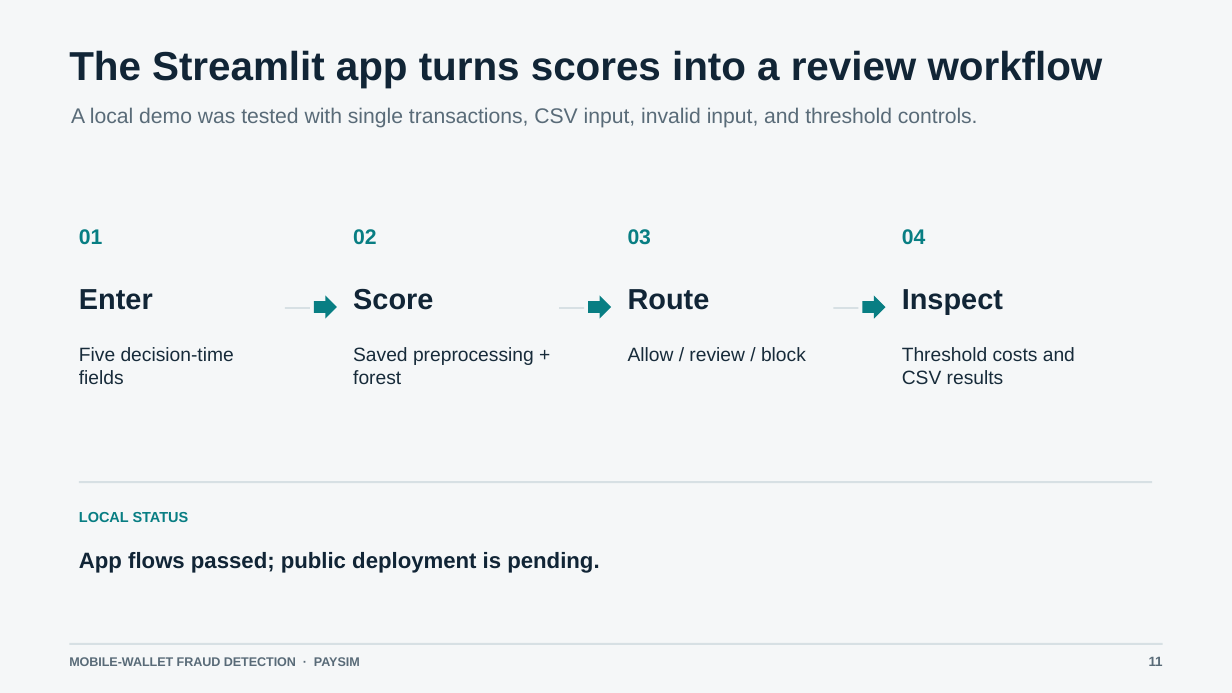
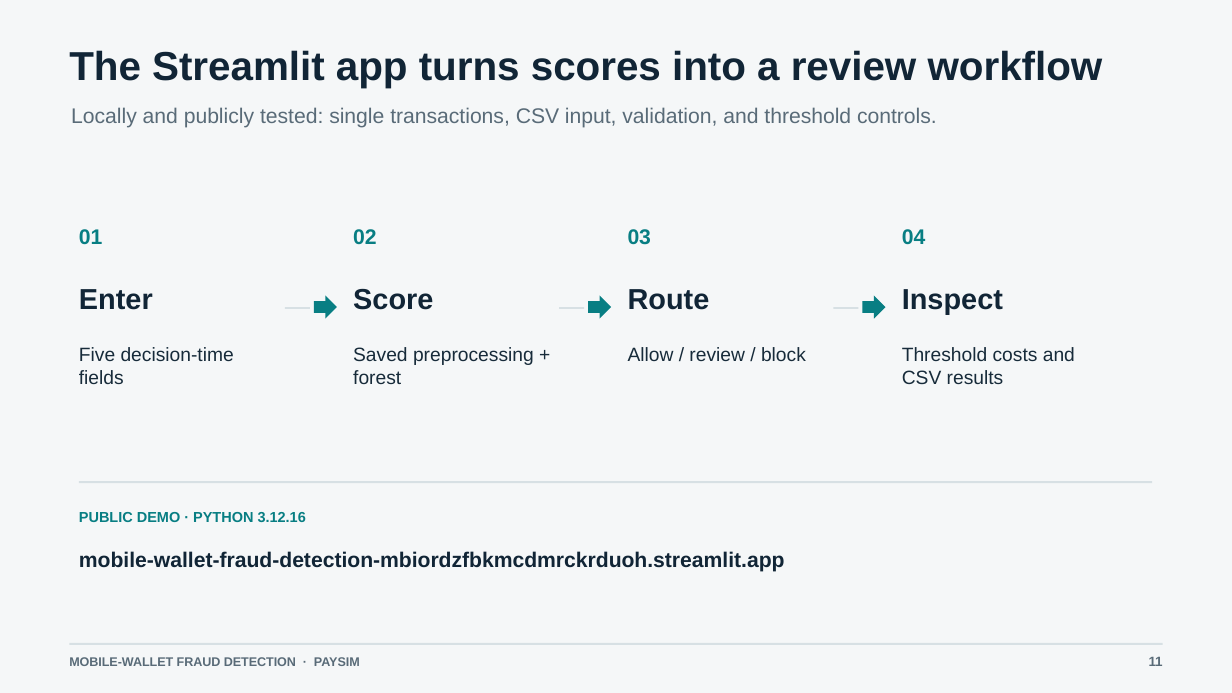
Before and after one commit to omarelmashat/Mobile-Wallet-Fraud-Detection, a slide deck: slide 11 of reports/presentation.pptx. Drawn at 1232x693 pixels with LibreOffice and Linux fonts; fonts in the diff are those of the drawing. Boxes give left, top, right and bottom in pixels: in the first picture for what was removed or moved away, otherwise in the second. Text is boxed around its words. In the diff, an @@ line names an element or a change of style, - is before the commit and + after.

Commit message:
Update presentation with live app details

```diff
--- a/reports/presentation.pptx
+++ b/reports/presentation.pptx
@@ text at (71, 107, 937, 128): text changed @@
-A local demo was tested with single transactions, CSV input, invalid input, and threshold controls.
+Locally and publicly tested: single transactions, CSV input, validation, and threshold controls.
@@ text at (79, 512, 306, 522): text changed @@
-LOCAL STATUS
+PUBLIC DEMO · PYTHON 3.12.16
@@ text at (79, 551, 785, 572): text changed; size 17.2 to 16.5 pt @@
-App flows passed; public deployment is pending.
+mobile-wallet-fraud-detection-mbiordzfbkmcdmrckrduoh.streamlit.app
```
Also in this commit, not shown: 1 other file.
